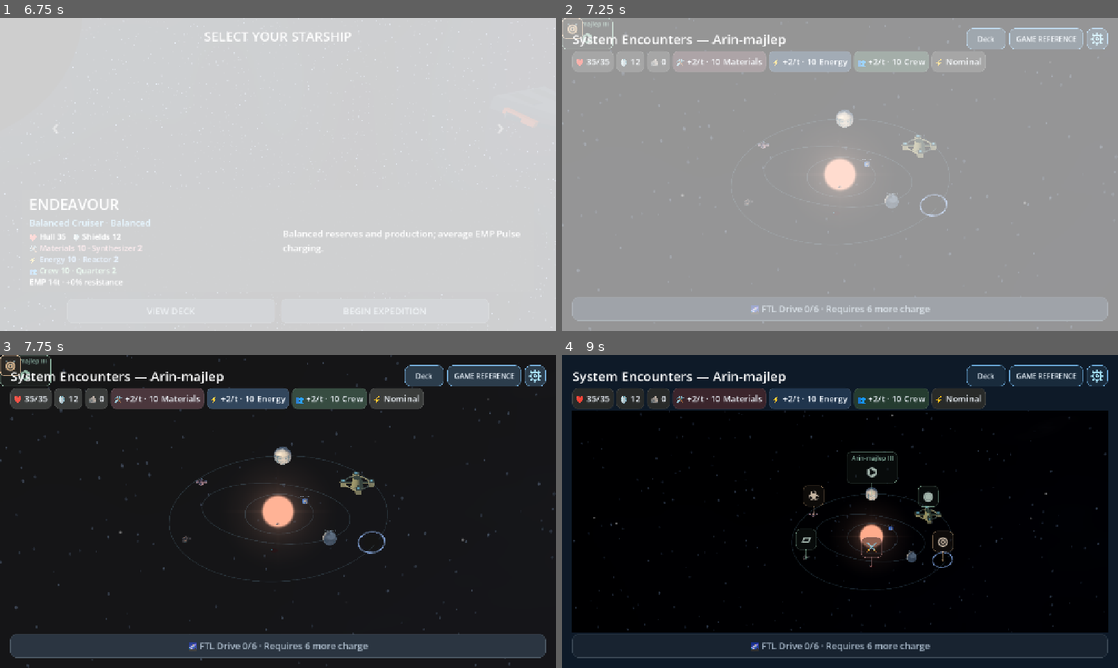
Above: before the commit, frames 1-4 (two rows, left to right).
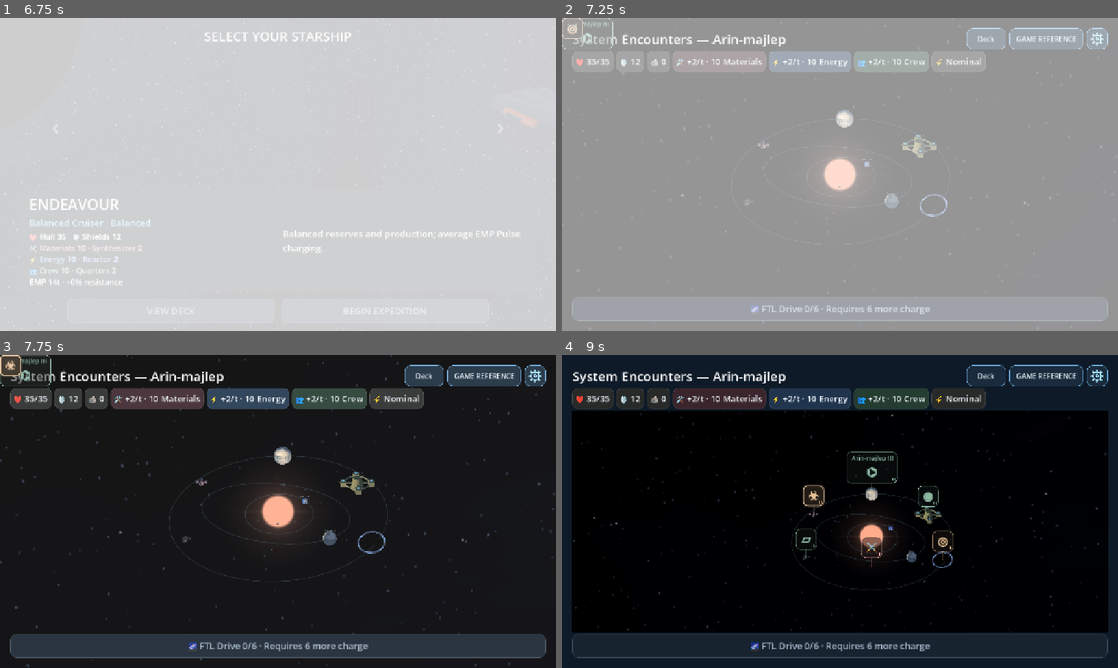
Above: after the commit, the same moments.

Repository: RPGMaster2000/arcospace
Game: Godot game, scene res://scenes/battle_setup.tscn
The game is run twice, just before and just after one commit, with the same random seed, the same clock (stepped at 60 frames per second) and the same inputs. Sound files missing from this copy of the repository are replaced by a short silence.
Inputs (mouse positions are in pixels of both pictures, inside the frame that each line leads up to):
- Up to frame 1 (6.75 s): tap Enter (ui_accept) at 0.5, 0.77, 4.52, 5 s; move the mouse to (400, 158) at 0.52 s; hold Right (ui_right) 0.53-1.25 s; tap Tab at 0.6, 2.1, 4.35, 5.85 s; click (400, 158) at 0.67 s; drag from (166, 190) to (250, 237) at 1.27 s; move the mouse to (333, 105) at 2.02 s; hold Right (ui_right) 2.03-2.75 s; click (333, 105) at 2.17 s; drag from (250, 237) to (111, 127) at 2.77 s; click "BEGIN EXPEDITION" at 3.5 s; move the mouse to (444, 221) at 4.27 s; hold Left (ui_left) 4.28-5 s; click (444, 221) at 4.42 s; drag from (111, 127) to (194, 96) at 5.02 s; move the mouse to (305, 174) at 5.77 s; hold Down (ui_down) 5.78-6.5 s; click (305, 174) at 5.92 s; drag from (194, 96) to (166, 190) at 6.52 s
- Up to frame 2 (7.25 s): no input
- Up to frame 3 (7.75 s): move the mouse to (400, 495) at 7.27 s; hold Up (ui_up) from 7.28 s (still down); tap Tab at 7.35 s; click (400, 495) at 7.42 s; tap Enter (ui_accept) at 7.52 s
- Up to frame 4 (9 s): release Up (ui_up) at 8 s; click "☣" at 8 s; drag from (728, 527) to (812, 574) at 8.77 s

Frame 1 is identical in both runs. In frame 2, less than 0.1% of the frame differs, in the area x 2-10%, y 5-10%; in frame 3, 0.3%, in the area x 0-10%, y 0-10%; in frame 4, 0.3%.

Commit message:
Improve star-map PoI readability and state hierarchy

Diff:
--- a/scripts/presentation/star_system/poi_marker.gd
+++ b/scripts/presentation/star_system/poi_marker.gd
@@ -3,6 +3,11 @@
 var anchor_point := Vector2.ZERO
 var icon_center := Vector2.ZERO
 var planet_name: Label
+var completed := false
+var unavailable := false
+var selected := false
+var hovered := false
+var secondary := false
 var accent := Color("a6e9ff")
 
 
@@ -32,11 +37,64 @@
 		if state == "disabled":
 			box.border_color.a = 0.35
 		add_theme_stylebox_override(state, box)
+	mouse_entered.connect(func(): _set_hovered(true))
+	mouse_exited.connect(func(): _set_hovered(false))
+	focus_entered.connect(_refresh_state)
+	focus_exited.connect(_refresh_state)
 	for state in ["font_color", "font_hover_color", "font_pressed_color", "font_focus_color"]:
 		add_theme_color_override(state, accent)
 	add_theme_color_override("font_disabled_color", accent.lerp(Color.WHITE, 0.5).darkened(0.18))
 	add_theme_color_override("font_outline_color", Color("020611"))
-	add_theme_constant_override("outline_size", 2)
+	add_theme_constant_override("outline_size", 3)
+
+
+func highlighted() -> bool:
+	return selected or hovered or has_focus()
+
+func priority() -> int:
+	return 2 if highlighted() else (0 if completed else 1)
+
+func set_state(is_completed: bool, blocked: bool, is_selected: bool) -> void:
+	if completed==is_completed and unavailable==blocked and selected==is_selected: return
+	var visual_change: bool = completed!=is_completed or selected!=is_selected
+	completed = is_completed
+	unavailable = blocked
+	selected = is_selected
+	if visual_change: _refresh_state()
+	else: queue_redraw()
+
+func set_secondary(value: bool) -> void:
+	if secondary==value: return
+	secondary = value
+	_refresh_state()
+
+func _set_hovered(value: bool) -> void:
+	hovered = value
+	_refresh_state()
+
+func _refresh_state() -> void:
+	var foreground := accent
+	if completed:
+		var gray: float = accent.get_luminance()
+		foreground = accent.lerp(Color(gray,gray,gray),0.8).darkened(0.25)
+	var emphasis := highlighted()
+	for state in ["normal","hover","pressed","disabled","focus"]:
+		var box: StyleBoxFlat = get_theme_stylebox(state)
+		var bright: bool = emphasis or state in ["hover","pressed","focus"]
+		box.bg_color = Color(foreground.r*0.12,foreground.g*0.12,foreground.b*0.12,0.5)
+		box.border_color = foreground.lightened(0.18) if bright else foreground
+		box.border_color.a = 0.95 if bright else (0.23 if completed else 0.65)
+		if secondary and not bright: box.border_color.a *= 0.55
+		box.set_border_width_all(2 if bright else 1)
+		box.shadow_color = Color(foreground.r,foreground.g,foreground.b,0.18 if bright else 0.0)
+		box.shadow_size = 4 if bright else 0
+	begin_bulk_theme_override()
+	for key in ["font_color","font_hover_color","font_pressed_color","font_focus_color","font_disabled_color"]:
+		add_theme_color_override(key,foreground.lightened(0.1) if emphasis else foreground)
+	end_bulk_theme_override()
+	if planet_name != null: planet_name.add_theme_color_override("font_color",foreground)
+	z_index = priority()*10
+	queue_redraw()
 
 
 func set_label(value: String, symbol: String, is_planet: bool) -> void:
@@ -60,6 +118,7 @@
 	planet_name.size = Vector2(size.x-12,20)
 	for state in ["normal","hover","pressed","disabled","focus"]:
 		get_theme_stylebox(state).content_margin_top = 26 if is_planet else 4
+	_refresh_state()
 
 
 func _draw() -> void:
@@ -69,10 +128,17 @@
 	var ratio: float = minf(size.x * 0.5 / maxf(absf(direction.x), 0.001), size.y * 0.5 / maxf(absf(direction.y), 0.001))
 	var edge := size * 0.5 + direction * ratio
 	var color := accent
-	color.a = 0.45 if disabled else 0.8
-	draw_line(anchor_point, edge, color, 1.5, true)
-	draw_circle(anchor_point, 2.5, color)
-	draw_circle(edge, 1.5, color)
+	color.a = 0.65 if highlighted() else (0.18 if completed else 0.32)
+	draw_line(anchor_point,edge,color,1.25 if highlighted() else 1.0,true)
+	draw_circle(anchor_point,1.8,color)
+	if unavailable and not completed:
+		var at := Vector2(size.x-8,size.y-9)
+		draw_line(at+Vector2(-2,-3),at+Vector2(-2,3),accent,1.5,true)
+		draw_line(at+Vector2(2,-3),at+Vector2(2,3),accent,1.5,true)
+	if completed:
+		var at := Vector2(size.x-9,9)
+		draw_line(at+Vector2(-3,0),at+Vector2(-1,2),accent,1.5,true)
+		draw_line(at+Vector2(-1,2),at+Vector2(3,-3),accent,1.5,true)
 
 
 func _hit_distance(point: Vector2) -> float:
--- a/scripts/presentation/star_system/star_map_3d.gd
+++ b/scripts/presentation/star_system/star_map_3d.gd
@@ -30,6 +30,7 @@
 var motion: Tween
 var impact_motion: Tween
 var impact_layer: CanvasLayer
+var selected_index := -1
 var orbit_index := -1
 var orbit_angle := 0.0
 var focused := false
@@ -89,6 +90,7 @@
 		for entry in entries:
 			if markers.has(entry.index):
 				markers[entry.index].disabled = entry.completed
+				markers[entry.index].set_state(entry.completed,false,false)
 				markers[entry.index].set_label(_marker_text(entry),_marker_icon(entry),visual_data.assignments.has(entry.index))
 		overview()
 		return
@@ -167,6 +169,7 @@
 		button.style_tag(entry.color)
 		button.set_label(_marker_text(entry),_marker_icon(entry),visual_data.assignments.has(index))
 		button.disabled = entry.completed
+		button.set_state(entry.completed,false,false)
 		preload("res://scripts/audio/sfx.gd").bind_ui(button)
 		button.pressed.connect(travel.bind(index))
 		add_child(button)
@@ -202,11 +205,31 @@
 		var point: Vector3 = objects[index].position
 		var center: Vector2 = camera.unproject_position(point)
 		button.visible = not focused and not camera.is_position_behind(point)
-		button.mouse_filter = MOUSE_FILTER_STOP if interactive and not traveling and not pinching and Time.get_ticks_msec() >= gesture_block_until else MOUSE_FILTER_IGNORE
+		var blocked: bool = not interactive or traveling or pinching or dragging or Time.get_ticks_msec()<gesture_block_until
+		button.set_state(button.completed,blocked,index==selected_index)
+		button.mouse_filter = MOUSE_FILTER_IGNORE if blocked else MOUSE_FILTER_STOP
 		var top: Vector2 = camera.unproject_position(point+Vector3.UP*float(objects[index].get_meta("radius",0.65)))
 		button.position = top+Vector2(settings.label_offset.x,-absf(settings.label_offset.y))-Vector2(button.size.x*0.5,button.size.y)
 		button.anchor_point = center-button.position
 		button.queue_redraw()
+	# Fixed positions, bounded O(n²) border emphasis only; no layout reconstruction.
+	for index in markers:
+		var button = markers[index]
+		var behind := false
+		for other_index in markers:
+			if other_index==index: continue
+			var other = markers[other_index]
+			if other.visible and button.get_rect().intersects(other.get_rect()) and (other.priority()>button.priority() or (other.priority()==button.priority() and other.get_index()>button.get_index())):
+				behind = true
+				break
+		button.set_secondary(behind)
+
+
+func _select_destination(index: int) -> void:
+	selected_index = index
+	for key in markers:
+		var marker = markers[key]
+		marker.set_state(marker.completed,marker.unavailable,key==index)
 
 
 func _face(direction: Vector3, weight: float = 1.0) -> void:
@@ -232,6 +255,7 @@
 	if before_travel.is_valid() and not before_travel.call(index):
 		return
 	var intercepted: bool = intercept_travel.is_valid() and intercept_travel.call(index)
+	_select_destination(index)
 	traveling = true
 	travel_started.emit()
 	orbit_index = -1
@@ -283,6 +307,7 @@
 	if not objects.has(index):
 		return
 	_end_pinch()
+	_select_destination(index)
 	focused = true
 	interactive = false
 	camera.focus(objects[index].position, settings, float(objects[index].get_meta("radius", 0.0)))
@@ -292,6 +317,7 @@
 	if motion and motion.is_valid():
 		motion.kill()
 	traveling = false
+	_select_destination(-1)
 	focused = false
 	interactive = true
 	camera.overview(settings)
--- /dev/null
+++ b/tests/star_map_readability_test.gd
@@ -0,0 +1,106 @@
+extends SceneTree
+const Data = preload("res://scripts/presentation/star_system/visual_system.gd")
+var checks := 0
+var failures := 0
+func check(ok: bool, message: String) -> void:
+ checks += 1
+ if not ok:
+  failures += 1
+  push_error(message)
+func _initialize() -> void: call_deferred("run")
+func settle() -> void:
+ for i in range(8): await process_frame
+func capture(name: String) -> void:
+ if DisplayServer.get_name()=="headless": return
+ await RenderingServer.frame_post_draw
+ root.get_texture().get_image().save_png("res://.godot/testlogs/refinement-"+name+".png")
+func run() -> void:
+ var map = preload("res://scenes/star_system_3d.tscn").instantiate()
+ map.player_profile = preload("res://ships/player/endeavour.tres")
+ root.add_child(map)
+ var entries: Array = []
+ var kinds = ["mining_operation","research_station","quarantined_colony","spatial_anomaly","derelict_starship","battle"]
+ for i in range(6): entries.append({"index":i,"name":"Encounter %d" % i,"text":"Encounter","tooltip":"Existing destination","model_kind":kinds[i],"color":[Color.ORANGE,Color.CYAN,Color.LIGHT_GREEN,Color.VIOLET,Color.SLATE_GRAY,Color.INDIAN_RED][i],"completed":false})
+ entries[5].profile = preload("res://ships/enemy/marauder.tres")
+ entries.append({"index":-2,"name":"Trading Outpost","text":"Outpost","tooltip":"Outpost","model_kind":"trading_outpost","color":Color.TURQUOISE,"completed":false})
+ var seeds: Dictionary = {}
+ for seed_value in range(1,100):
+  var data: Dictionary = Data.generate(seed_value,1,entries,map.settings)
+  if not seeds.has(data.planets.size()): seeds[data.planets.size()] = seed_value
+ for dimensions in [Vector2i(1280,720),Vector2i(960,540),Vector2i(1680,720)]:
+  root.size = dimensions
+  map.configure(entries,-1,0.15,seeds[4])
+  await settle()
+  var marker = map.markers[0]
+  var bounds: Vector2 = marker.size
+  var position: Vector2 = marker.position
+  var available: Color = marker.get_theme_color("font_color")
+  marker.set_state(false,true,false)
+  check(marker.get_theme_color("font_disabled_color")==available,"Temporary blocking preserves category color")
+  check(not marker.completed and marker.unavailable,"Temporary blocking is separate from completion")
+  marker.set_state(true,false,false)
+  check(marker.get_theme_color("font_color")!=available,"Completion is visibly subdued")
+  check(marker.priority()==0,"Completed marker has lowest priority")
+  marker.set_state(false,false,true)
+  check(marker.get_theme_stylebox("normal").shadow_size>0 and marker.priority()==2,"Selection has restrained glow and highest priority")
+  check(marker.size==bounds and marker.position==position,"Highlight never scales or repositions touch bounds")
+  for state in ["normal","hover","pressed","focus","disabled"]:
+   check(marker.get_theme_stylebox(state).bg_color.a==0.5,"All marker states preserve half-opacity background")
+  check(marker.get_theme_color("font_color").a==1.0,"Icon opacity remains independent")
+  marker.set_state(false,false,false)
+  marker.grab_focus()
+  check(marker.highlighted(),"Keyboard focus highlights marker")
+  marker.release_focus()
+  entries[0].completed = true
+  map.configure(entries,-1,0.15,seeds[4])
+  map.camera.cancel()
+  map.camera.overview(map.settings,true)
+  map._select_destination(1)
+  await settle()
+  check(map.markers[0].completed and map.markers[1].selected,"Actual map propagates completion and selection")
+  check(map.markers[1].z_index>map.markers[0].z_index,"Selected marker draws above completed marker")
+  await capture("states-%d" % dimensions.x)
+  # A deliberately crowded projection must retain anchors and deterministic hit tests.
+  var original: Vector3 = map.objects[5].position
+  map.objects[5].position = map.objects[1].position+Vector3(0.4,0,0)
+  await settle()
+  check(map.markers[5].secondary,"Secondary overlap reduces border emphasis")
+  var selected_marker = map.markers[1]
+  var anchor: Vector2 = selected_marker.position+selected_marker.anchor_point
+  var claims := 0
+  for other in map.markers.values():
+   if not other.disabled and other._has_point(anchor-other.position): claims += 1
+  check(claims==1,"Crowded markers resolve one model tap")
+  await capture("crowded-%d" % dimensions.x)
+  map.objects[5].position = original
+  map._block_markers()
+  await settle()
+  check(not map.markers[1].completed,"Gesture blocking never marks an encounter completed")
+  map._end_pinch()
+  map.overview()
+  await create_timer(0.9).timeout
+  check(map.selected_index==-1,"Overview clears selected presentation")
+  entries[0].completed = false
+ map.run_seed = seeds[2]
+ map.configure(entries,-1,0.5,seeds[2]+10000)
+ map._select_destination(1)
+ await settle()
+ await capture("two-planets")
+ map.run_seed = seeds[4]
+ map.settings = map.settings.duplicate(true)
+ map.settings.background_strength = 1
+ map.settings.background_layers[0].opacity = 0.7
+ map.configure(entries,-1,0.5,seeds[4]+20000)
+ await settle()
+ await capture("bright")
+ map.settings.background_strength = 0
+ map.configure(entries,-1,0.5,seeds[4]+30000)
+ await settle()
+ await capture("dark")
+ map.travel(1)
+ await process_frame
+ check(map.markers[1].selected,"Destination activation highlights immediately")
+ await capture("travel")
+ map.free()
+ print("Star map readability: %d checks, %d failures" % [checks,failures])
+ quit(1 if failures else 0)
Not shown, added: docs/star_map_refinement_screenshots/.gdignore
Binary file added: docs/star_map_refinement_screenshots/baseline-four-planets.webp
Binary file added: docs/star_map_refinement_screenshots/baseline-overview.webp
Binary file added: docs/star_map_refinement_screenshots/pass1-bright.webp
Binary file added: docs/star_map_refinement_screenshots/pass1-crowded-960.webp
Binary file added: docs/star_map_refinement_screenshots/pass1-dark.webp
Binary file added: docs/star_map_refinement_screenshots/pass1-states-1280.webp
Binary file added: docs/star_map_refinement_screenshots/pass1-states-1680.webp
Binary file added: docs/star_map_refinement_screenshots/pass1-states-960.webp
Binary file added: docs/star_map_refinement_screenshots/pass1-travel.webp
Binary file added: docs/star_map_refinement_screenshots/pass1-two-planets.webp
Not shown, added: tests/star_map_readability_test.gd.uid
(and 1 more such lines)
